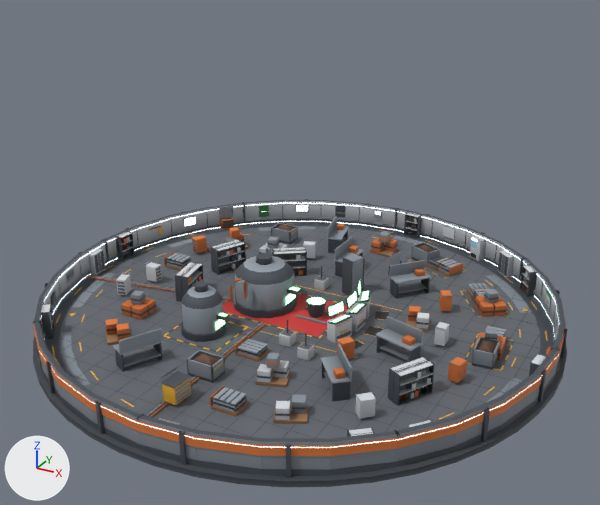
What one commit did to the glTF model assets/models/steel_mill_xl_far.glb.
One viewpoint serves both versions: a 50 mm lens placed at (16.1, -29.3, 17.7), pointed at (0.5, -0.8, 3.5). Lighting does not change. The marker at lower left points along +X, +Y and +Z. The first picture is the older version.

Objects in the first picture: 'Base', 'Interior'.
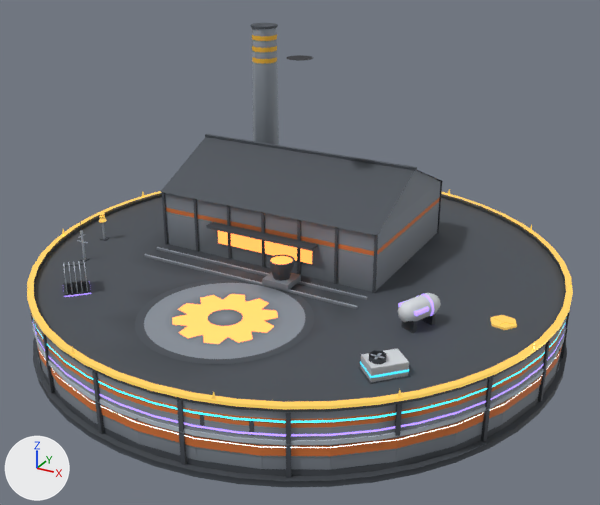
Where the change shows, as pixel boxes (x1, y1, x2, y2) in the pictures (600 x 505 px):
```json
{"object": "Roof", "change": "added", "after": [30, 23, 571, 444], "faces in mat_palette_001": [30, 23, 571, 444], "faces in mat_neon_001": [172, 231, 312, 344]}
{"object": "L5", "change": "added", "after": [27, 189, 573, 410], "faces in mat_l5gold_001": [27, 189, 573, 410]}
{"object": "L2", "change": "added", "after": [33, 222, 566, 445]}
{"object": "L4", "change": "added", "after": [33, 260, 566, 437], "faces in mat_palette_001": [62, 260, 441, 333], "faces in mat_l4band_001": [33, 290, 566, 437]}
{"object": "L3", "change": "added", "after": [33, 317, 567, 423], "faces in mat_palette_001": [358, 348, 411, 384], "faces in mat_l3band_001": [33, 317, 567, 423]}
{"object": "Base", "change": "unchanged, covered by the edit", "before": [33, 199, 568, 487], "after": [33, 329, 568, 487]}
{"object": "Interior", "change": "unchanged, covered by the edit", "before": [52, 216, 548, 424]}
```

The change, as JSON lines over the scene's bpy script:
```json
{"op": "add", "block": "mat_neon_001", "code": ["mat_neon_001 = bpy.data.materials.new('Neon.001')", "# nodes: BsdfPrincipled, Mix, OutputMaterial, VertexColor", "# colours: orange #ff8c43, orange #e07a3a, mixed with the vertex colours"]}
{"op": "add", "block": "mat_l5gold_001", "code": ["mat_l5gold_001 = bpy.data.materials.new('L5Gold.001')", "# nodes: BsdfPrincipled, Mix, OutputMaterial, VertexColor", "# colours: orange #cba650, orange #ffd166, mixed with the vertex colours"]}
{"op": "add", "block": "mat_l4band_001", "code": ["mat_l4band_001 = bpy.data.materials.new('L4Band.001')", "# nodes: BsdfPrincipled, Mix, OutputMaterial, VertexColor", "# colours: purple #aa8eff, purple #a78bfa, mixed with the vertex colours"]}
{"op": "add", "block": "mat_l3band_001", "code": ["mat_l3band_001 = bpy.data.materials.new('L3Band.001')", "# nodes: BsdfPrincipled, Mix, OutputMaterial, VertexColor", "# colours: cyan #3ee0ff, mixed with the vertex colours"]}
{"op": "add", "block": "me_roof", "code": ["me_roof = bpy.data.meshes.new('Roof')", "me_roof.from_pydata(...)  # 2655 vertices, 3640 faces; spans x -11.4..11.4, y -11.4..11.4, z 1.4..11.5", "# faces by material slot: [1086, 2554]", "me_roof.materials.append(mat_neon_001)", "me_roof.materials.append(mat_palette_001)"]}
{"op": "add", "block": "me_l5_001", "code": ["me_l5_001 = bpy.data.meshes.new('L5.001')", "me_l5_001.from_pydata(...)  # 296 vertices, 340 faces; spans x -11.5..11.5, y -11.5..11.5, z 2.5..3.9", "# faces by material slot: [322, 18]", "me_l5_001.materials.append(mat_l5gold_001)", "me_l5_001.materials.append(mat_palette_001)"]}
{"op": "add", "block": "me_l4_001", "code": ["me_l4_001 = bpy.data.meshes.new('L4.001')", "me_l4_001.from_pydata(...)  # 248 vertices, 284 faces; spans x -11.4..11.4, y -11.4..11.4, z 1.7..3.8", "# faces by material slot: [134, 150]", "me_l4_001.materials.append(mat_l4band_001)", "me_l4_001.materials.append(mat_palette_001)"]}
{"op": "add", "block": "me_l3_001", "code": ["me_l3_001 = bpy.data.meshes.new('L3.001')", "me_l3_001.from_pydata(...)  # 191 vertices, 196 faces; spans x -11.4..11.4, y -11.4..11.4, z 2.2..3.4", "# faces by material slot: [104, 92]", "me_l3_001.materials.append(mat_l3band_001)", "me_l3_001.materials.append(mat_palette_001)"]}
{"op": "add", "block": "me_l2_001", "code": ["me_l2_001 = bpy.data.meshes.new('L2.001')", "me_l2_001.from_pydata(...)  # 184 vertices, 230 faces; spans x -11.4..11.4, y -11.4..11.4, z 1.3..4.4", "me_l2_001.materials.append(mat_palette_001)"]}
{"op": "add", "block": "ob_roof", "code": ["ob_roof = bpy.data.objects.new('Roof', me_roof)", "ob_roof.location = (0.0, 0.0, 0.0)"]}
{"op": "add", "block": "ob_l5", "code": ["ob_l5 = bpy.data.objects.new('L5', me_l5_001)", "ob_l5.location = (0.0, 0.0, 0.0)"]}
{"op": "add", "block": "ob_l4", "code": ["ob_l4 = bpy.data.objects.new('L4', me_l4_001)", "ob_l4.location = (0.0, 0.0, 0.0)"]}
{"op": "add", "block": "ob_l3", "code": ["ob_l3 = bpy.data.objects.new('L3', me_l3_001)", "ob_l3.location = (0.0, 0.0, 0.0)"]}
{"op": "add", "block": "ob_l2", "code": ["ob_l2 = bpy.data.objects.new('L2', me_l2_001)", "ob_l2.location = (0.0, 0.0, 0.0)"]}
```
